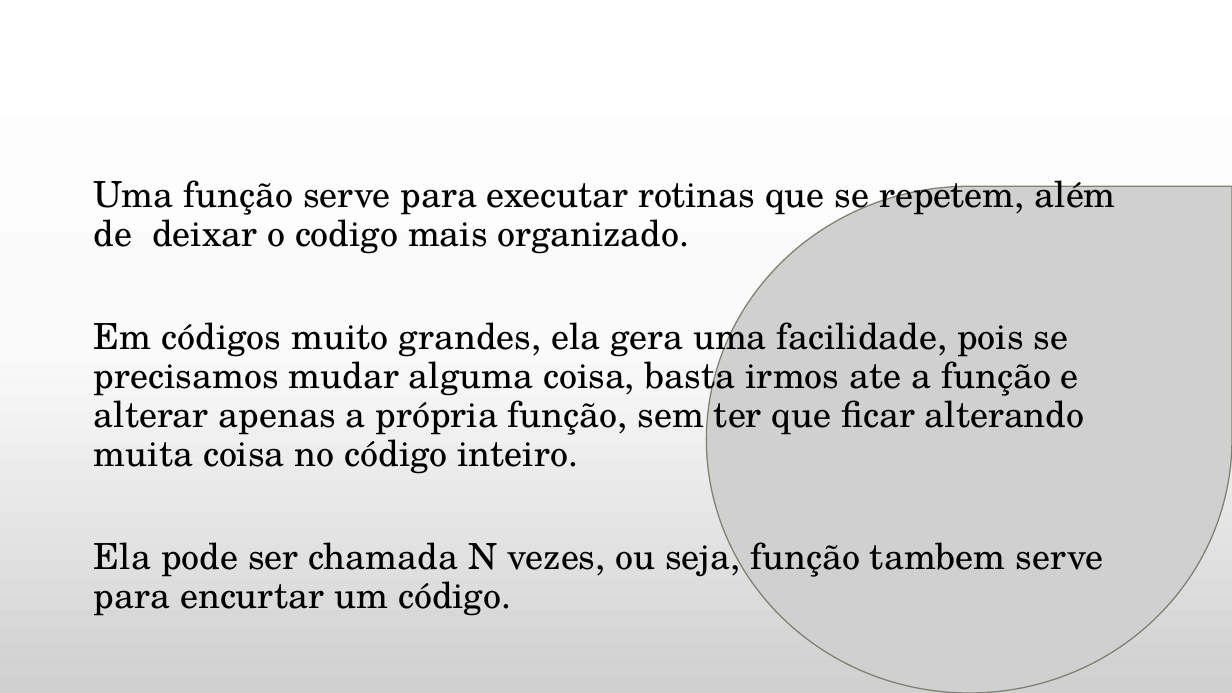
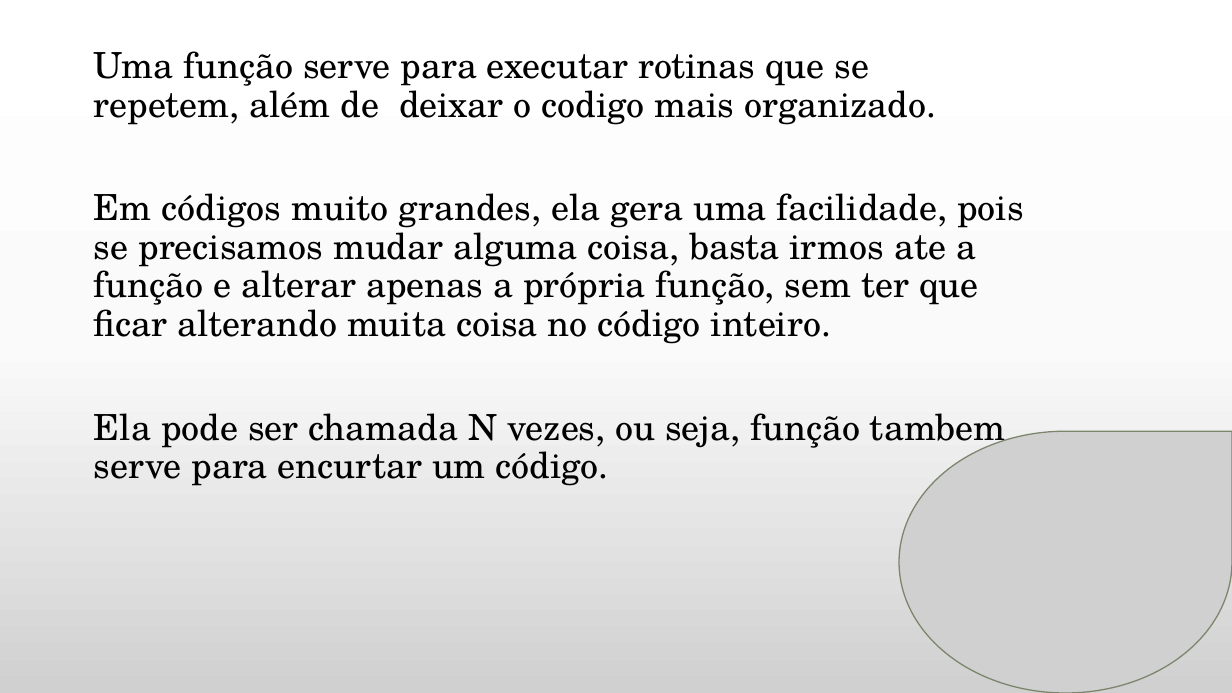
Before and after one commit to daniellygj/Fatec, a slide deck: slide 10 of 1º semestre/Revisões by danny/2º bimestre/Revisão Algoritmos.pptx (slide 8 before the commit). Drawn at 1232x693 pixels with LibreOffice and Linux fonts; fonts in the diff are those of the drawing; grey boxes stand for pictures; background and template pictures are left out. Boxes give left, top, right and bottom in pixels: in the first picture for what was removed or moved away, otherwise in the second. Text is boxed around its words. In the diff, an @@ line names an element or a change of style, - is before the commit and + after.

```diff
--- a/1º semestre/Revisões by danny/2º bimestre/Revisão Algoritmos.pptx
+++ b/1º semestre/Revisões by danny/2º bimestre/Revisão Algoritmos.pptx
@@ text "Uma função serve para executar ..." rewrapped from (x1=94, y1=172, x2=1116, y2=616) to (x1=94, y1=51, x2=1024, y2=486) @@
@@ picture resized from (x1=707, y1=187, x2=1232, y2=693) to (x1=899, y1=432, x2=1232, y2=693) @@
```
Also in this commit, not shown: 6 other slides changed, 2 slides added, 1 other file.
